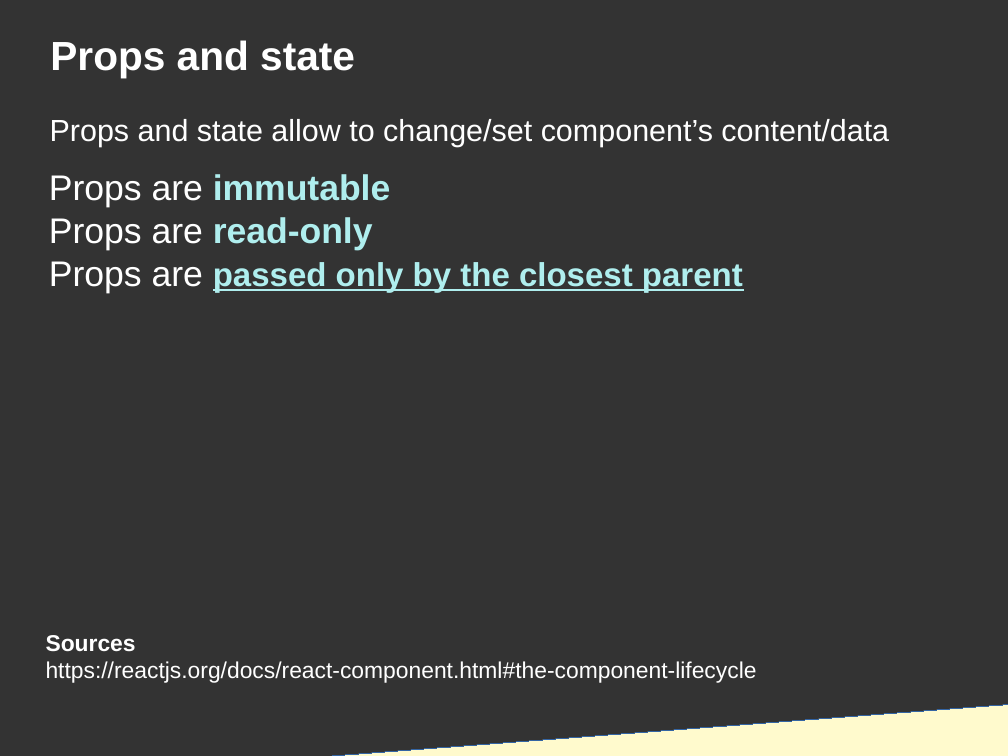
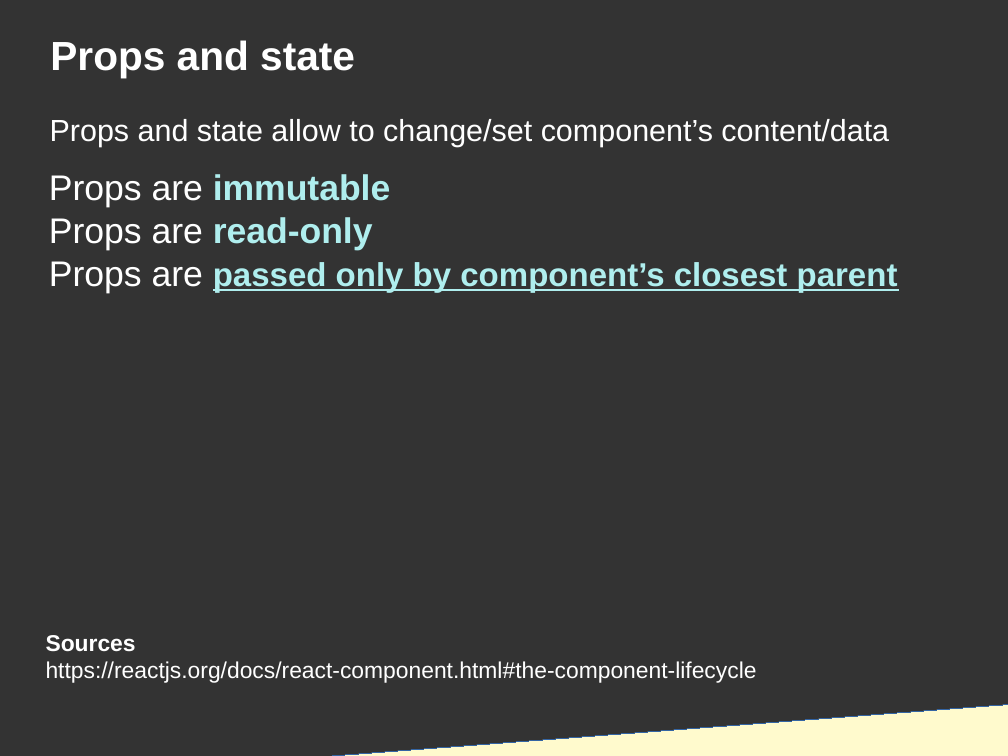
Before and after one commit to DanYellow/presentations, a slide deck: slide 20 of react-redux-101/presentation.odp (slide 19 before the commit). Drawn at 1008x756 pixels with LibreOffice and Linux fonts; fonts in the diff are those of the drawing. Boxes give left, top, right and bottom in pixels: in the first picture for what was removed or moved away, otherwise in the second. Text is boxed around its words. In the diff, an @@ line names an element or a change of style, - is before the commit and + after.

```diff
--- a/react-redux-101/presentation.odp
+++ b/react-redux-101/presentation.odp
@@ title at <box>49,261,898,293</box>: text changed @@
-Props are passed only by the closest parent
+Props are passed only by component’s closest parent
```
Also in this commit, not shown: 14 other slides changed, 23 slides added, 29 slides removed, 1 other file.
